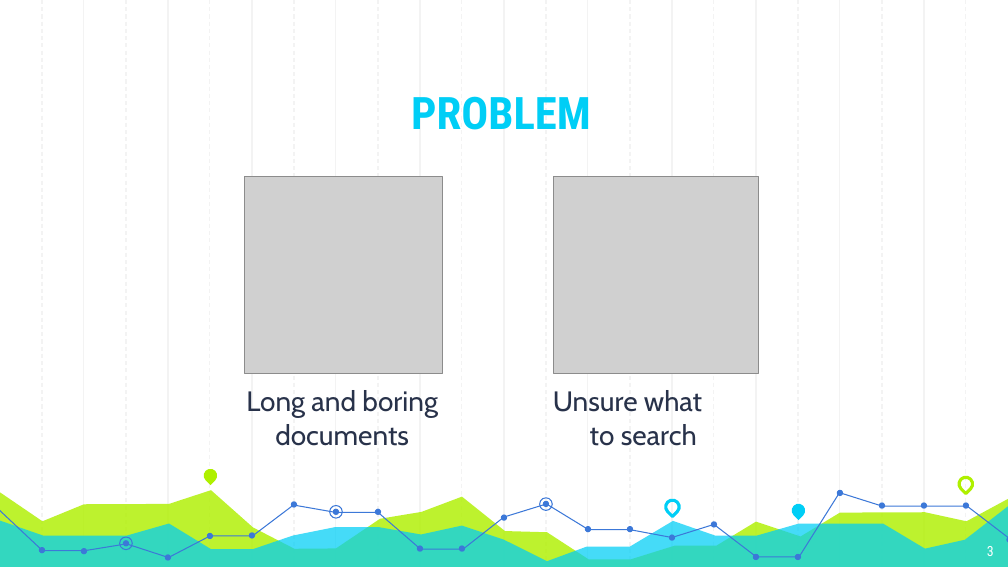
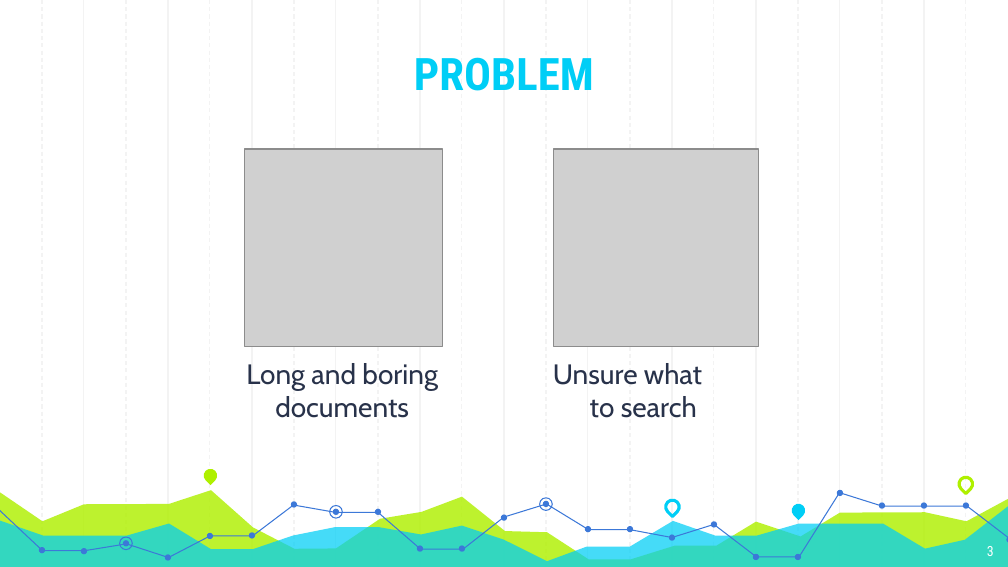
Before and after one commit to Andyayk/app, a slide deck: slide 3 of Graph Based Search.pptx. Drawn at 1008x567 pixels with LibreOffice and Linux fonts; fonts in the diff are those of the drawing; grey boxes stand for pictures. Boxes give left, top, right and bottom in pixels: in the first picture for what was removed or moved away, otherwise in the second. Text is boxed around its words. In the diff, an @@ line names an element or a change of style, - is before the commit and + after.

```diff
--- a/Graph Based Search.pptx
+++ b/Graph Based Search.pptx
@@ title "PROBLEM" moved from (x1=411, y1=96, x2=591, y2=130) to (x1=414, y1=57, x2=594, y2=91) @@
@@ 2 pictures, 2 texts moved together from (x1=245, y1=176, x2=758, y2=446) to (x1=245, y1=149, x2=758, y2=418) @@
```
Also in this commit, not shown: 6 other slides changed.
